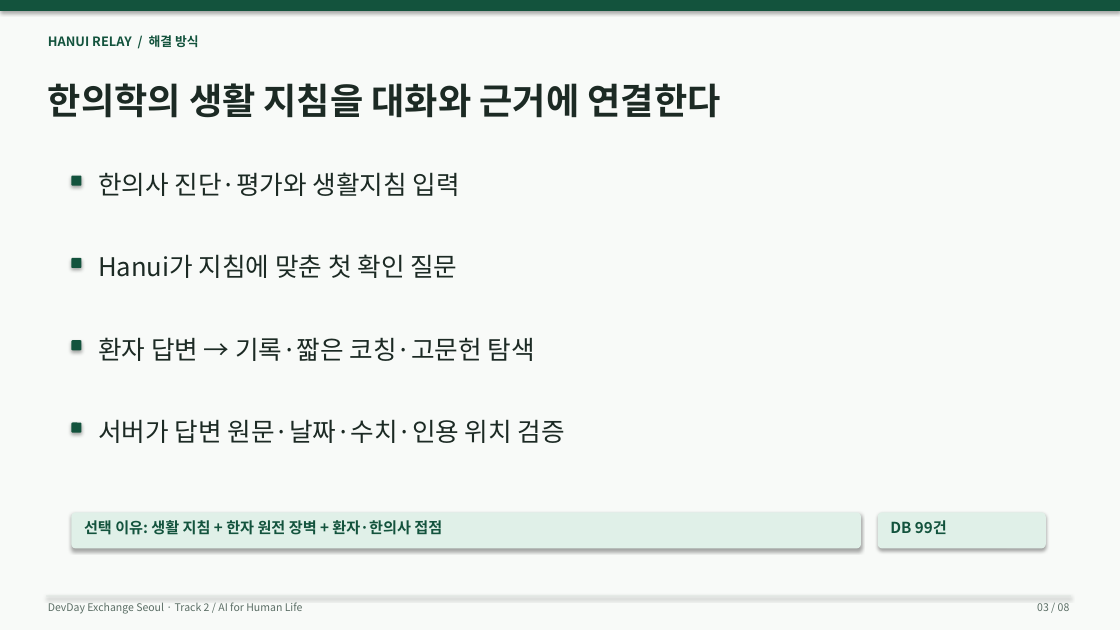
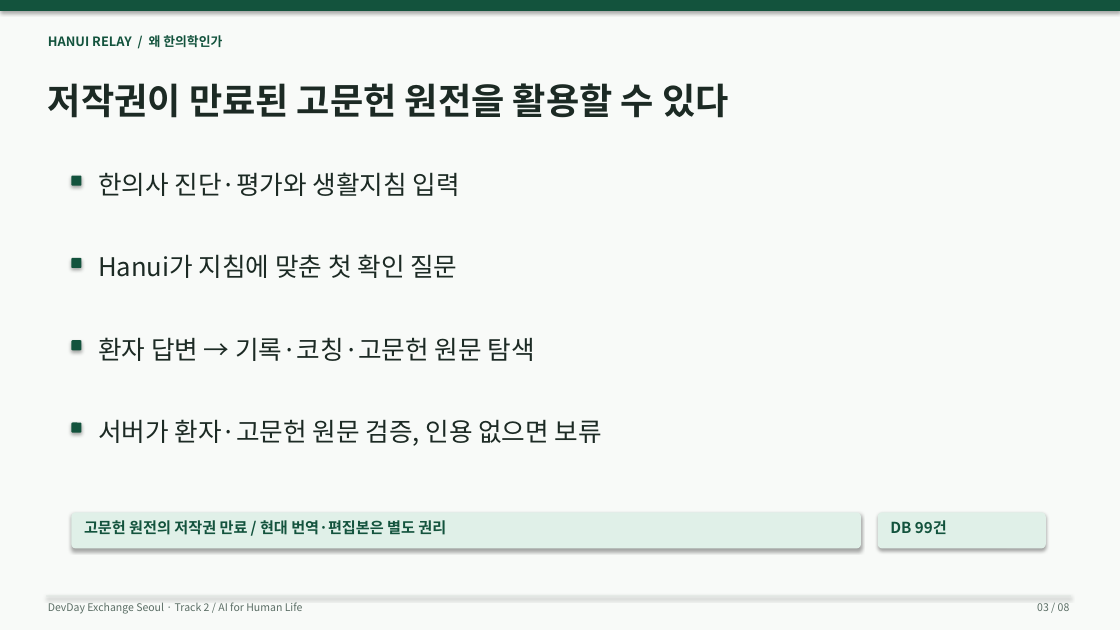
Before and after one commit to wlsalswo14/devday-hanui-relay, a slide deck: slide 3 of presentations/Hanui-Relay-4min.pptx. Drawn at 1120x630 pixels with LibreOffice and Linux fonts; fonts in the diff are those of the drawing. Boxes give left, top, right and bottom in pixels: in the first picture for what was removed or moved away, otherwise in the second. Text is boxed around its words. In the diff, an @@ line names an element or a change of style, - is before the commit and + after.

```diff
--- a/presentations/Hanui-Relay-4min.pptx
+++ b/presentations/Hanui-Relay-4min.pptx
@@ text at (x1=48, y1=35, x2=222, y2=47): text changed @@
-HANUI RELAY / 해결 방식
+HANUI RELAY / 왜 한의학인가
@@ text at (x1=48, y1=83, x2=729, y2=118): text changed @@
-한의학의 생활 지침을 대화와 근거에 연결한다
+저작권이 만료된 고문헌 원전을 활용할 수 있다
@@ text at (x1=98, y1=337, x2=535, y2=361): text changed @@
-환자 답변 → 기록·짧은 코칭·고문헌 탐색
+환자 답변 → 기록·코칭·고문헌 원문 탐색
@@ text at (x1=98, y1=419, x2=602, y2=446): text changed @@
-서버가 답변 원문·날짜·수치·인용 위치 검증
+서버가 환자·고문헌 원문 검증, 인용 없으면 보류
@@ text at (x1=84, y1=520, x2=446, y2=535): text changed @@
-선택 이유: 생활 지침 + 한자 원전 장벽 + 환자·한의사 접점
+고문헌 원전의 저작권 만료 / 현대 번역·편집본은 별도 권리
```
Also in this commit, not shown: 6 other slides changed, 15 other files.
